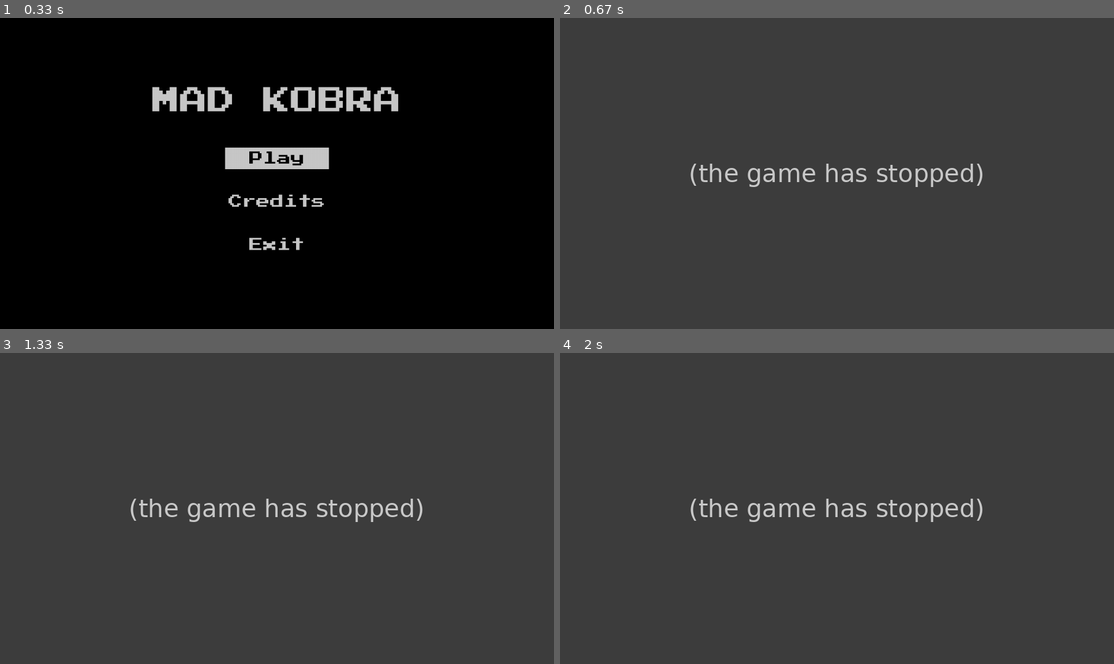
Above: before the commit, frames 1-4 (two rows, left to right).
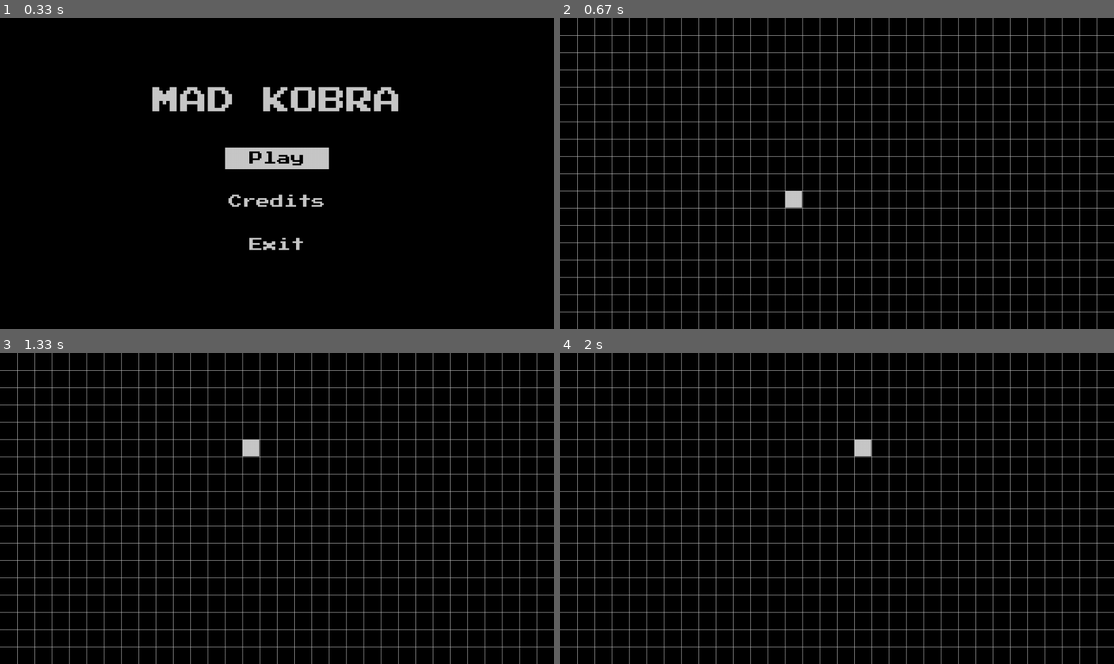
Above: after the commit, the same moments.

Repository: LUDUSLab/stem-games
Game: pygame game, started from Snake3Equipe2/main.py
Same seed, same stepped clock (60 frames per second), same inputs: the game is played once before the commit and once after it.
Inputs:
- Up to frame 1 (0.33 s): no input
- Up to frame 2 (0.67 s): tap Enter at 0.33 s
- Up to frame 3 (1.33 s): hold W 0.67-1.13 s; hold D from 1.17 s (still down)
- Up to frame 4 (2 s): release D at 1.63 s; hold A from 1.67 s (still down)

Frame 1 is identical in both runs. In frame 2, 97% of the frame differs, in the area x 0-100%, y 0-100%; in frame 3, 97%; in frame 4, 97%.
Before the commit the program exited at 0.35 s; later frames show no game.

Commit message:
game draft

Diff:
--- a/Snake3Equipe2/game.py
+++ b/Snake3Equipe2/game.py
@@ -0,0 +1,138 @@
+import pygame
+import config
+
+game_surf = pygame.Surface(config.window_size)
+
+
+class Cube(object):
+    __rows: int = 32
+    __columns: int = 18
+
+    def __init__(self, start: tuple, color: tuple = config.COLOR_LIGHT_GRAY):
+        self.pos = start
+        self.dirnx = 1
+        self.dirny = 0
+        self.color = color
+
+    def move(self, dirnx, dirny):
+        self.dirnx = dirnx
+        self.dirny = dirny
+        self.pos = (self.pos[0] + self.dirnx, self.pos[1] + self.dirny)
+
+    def draw(self, surface):
+        dis = config.window_size[0]//self.__rows
+        i = self.pos[0]
+        j = self.pos[1]
+        pygame.draw.rect(surface, self.color, (i * dis + 1, j * dis + 1, dis - 2, dis - 2))
+
+    def get_rows(self):
+        return self.__rows
+
+    def get_columns(self):
+        return self.__columns
+
+
+class Snake(object):
+    __body: list = []
+    __turns: dict = {}
+
+    def __init__(self, color: tuple, pos: tuple):
+        self.color = color
+        self.head = Cube(pos)
+        self.__body.append(self.head)
+        self.dirnx = 0
+        self.dirny = 1
+
+    def move(self):
+        for event in pygame.event.get():
+            config.check_quit_event(event)
+            if event.type == pygame.KEYDOWN:
+                if event.key == pygame.K_a:
+                    self.dirnx = -1
+                    self.dirny = 0
+                    self.__turns[self.head.pos[:]] = [self.dirnx, self.dirny]
+                elif event.key == pygame.K_d:
+                    self.dirnx = 1
+                    self.dirny = 0
+                    self.__turns[self.head.pos[:]] = [self.dirnx, self.dirny]
+                elif event.key == pygame.K_w:
+                    self.dirnx = 0
+                    self.dirny = -1
+                    self.__turns[self.head.pos[:]] = [self.dirnx, self.dirny]
+                elif event.key == pygame.K_s:
+                    self.dirnx = 0
+                    self.dirny = 1
+                    self.__turns[self.head.pos[:]] = [self.dirnx, self.dirny]
+        for i, c in enumerate(self.__body):
+            p = c.pos[:]
+            if p in self.__turns:
+                turn = self.__turns[p]
+                c.move(turn[0], turn[1])
+                if i == len(self.__body) - 1:
+                    self.__turns.pop(p)
+            else:
+                if c.dirnx == -1 and c.pos[0] <= 0:
+                    c.pos = (c.get_rows() - 1, c.pos[1])
+                elif c.dirnx == 1 and c.pos[0] >= c.get_rows()-1:
+                    c.pos = (0, c.pos[1])
+                elif c.dirny == 1 and c.pos[1] >= c.get_columns()-1:
+                    c.pos = (c.pos[0], 0)
+                elif c.dirny == -1 and c.pos[1] <= 0:
+                    c.pos = (c.pos[0], c.get_columns()-1)
+                else:
+                    c.move(c.dirnx, c.dirny)
+
+    def reset(self, pos):
+        self.head = Cube(pos)
+        self.__body = []
+        self.__body.append(self.head)
+        self.__turns = {}
+        self.dirnx = 0
+        self.dirny = 1
+
+    def add_cube(self):
+        pass
+
+    def draw(self, surface):
+        for i, c in enumerate(self.__body):
+            c.draw(surface)
+
+    def get_body(self):
+        return self.__body
+
+    def get_turns(self):
+        return self.__turns
+
+snake = Snake((255, 0, 0), (10, 10))
+
+
+def draw_grid(sz, rows, columns, surface):
+    sqrsize = sz[1] // rows
+    x = 0
+    y = 0
+    for i in range(columns):
+        x = x + sqrsize
+
+        pygame.draw.line(surface, config.COLOR_LIGHT_GRAY, (x, 0), (x, sz[0]))
+    for j in range(rows):
+        y = y + sqrsize
+
+        pygame.draw.line(surface, config.COLOR_LIGHT_GRAY, (0, y), (sz[0], y))
+
+def redraw_window(surface):
+    global snake
+    surface.fill((0, 0, 0))
+    snake.draw(surface)
+    draw_grid(config.window_size, 18, 32, surface)
+
+clock = pygame.time.Clock()
+
+def display_game():
+    clock.tick(10)
+    config.screen.blit(game_surf, (0, 0))
+    snake.move()
+    for x in range(len(snake.get_body())):
+        if snake.get_body()[x].pos in list(map(lambda z:z.pos, snake.get_body()[x+1:])):
+            snake.reset((10, 10))
+    redraw_window(game_surf)
+    pygame.display.update()
--- a/Snake3Equipe2/main.py
+++ b/Snake3Equipe2/main.py
@@ -1,6 +1,7 @@
 import menu
 import config
 import credits
+import game
 
 while not config.options["in_game"] and not config.options["exit"]:
     menu.display_menu()
@@ -8,5 +9,5 @@
     if config.options["in_credits"]:
         credits.display_credits()
 
-
-# game.display_game()
+while config.options["in_game"]:
+    game.display_game()
--- a/Snake3Equipe2/menu.py
+++ b/Snake3Equipe2/menu.py
@@ -2,13 +2,13 @@
 
 import config
 
-menu = pygame.Surface(config.window_size)
+menu_surf = pygame.Surface(config.window_size)
 game_title_font = config.font(64)
 menu_button_dimension = (240, 50)
 button_center_x = config.center[0] - menu_button_dimension[0] // 2
 
 
-class Button(object):
+class Button:
     __selected = False
     __button_font = config.font(32)
     __button_font_color = config.COLOR_LIGHT_GRAY
@@ -76,10 +76,10 @@
             if event.key == pygame.K_RETURN:
                 config.in_menu = False
                 config.options[config.options_key[selected_index]] = True
-                menu.fill((0, 0, 0))
-    config.display_msg(menu, game_title_font, "MAD KOBRA", config.COLOR_LIGHT_GRAY,
+                menu_surf.fill((0, 0, 0))
+    config.display_msg(menu_surf, game_title_font, "MAD KOBRA", config.COLOR_LIGHT_GRAY,
                        (config.center[0] - game_title_font.size("MAD KOBRA")[0] // 2, config.center[1] - 200))
-    config.screen.blit(menu, (0, 0))
+    config.screen.blit(menu_surf, (0, 0))
 
     if selected_index > len(buttons) - 1:
         selected_index = 0
@@ -87,5 +87,5 @@
         selected_index = len(buttons) - 1
     buttons[selected_index].set_selected(True)
     for button in [play_button, credits_button, exit_button]:
-        button.draw(menu)
+        button.draw(menu_surf)
     pygame.display.update()
